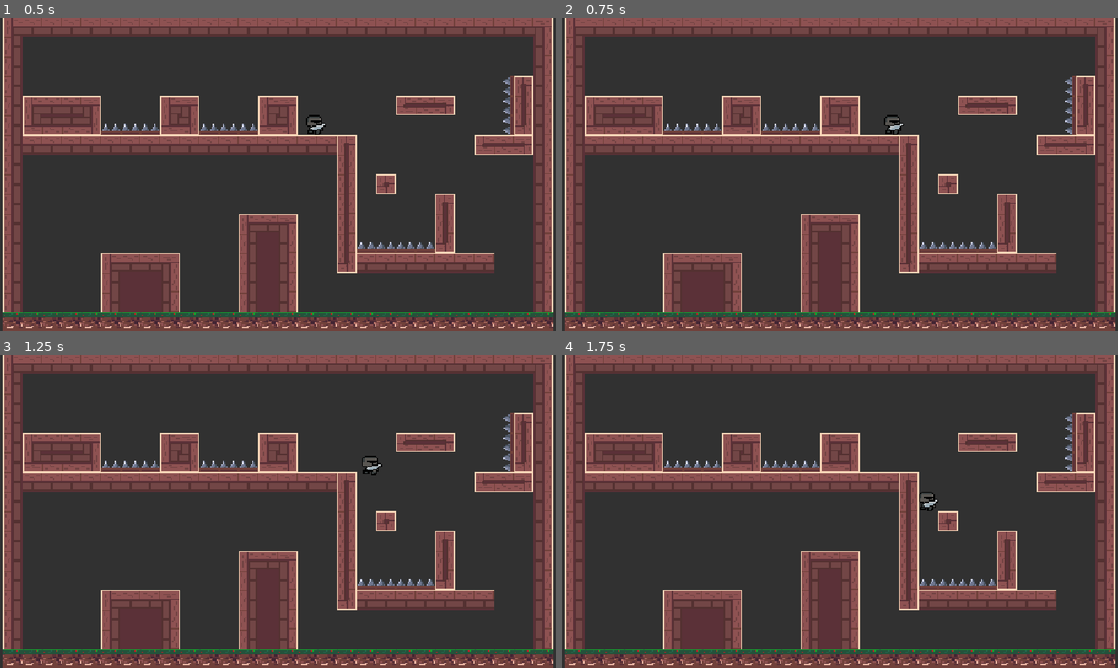
Above: before the commit, frames 1-4 (two rows, left to right).
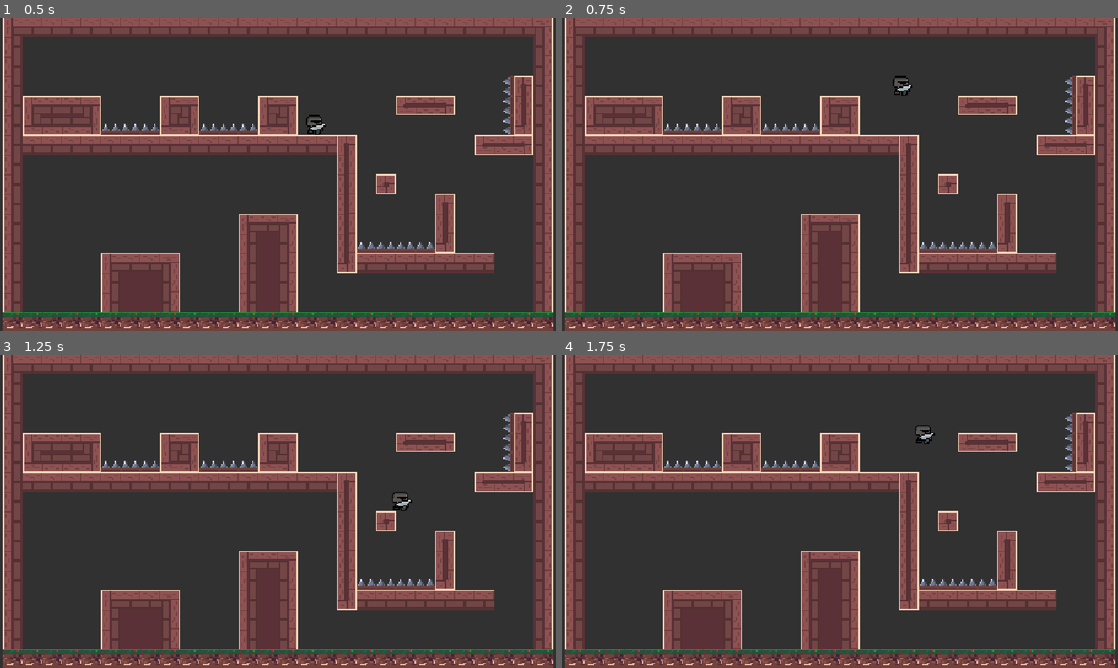
Above: after the commit, the same moments.

Repository: Marcausente/KnightGame2DGodot
Game: Godot game, scene res://Escenas/escena_principal/escena_principal.tscn
Two runs of this game, one before a commit and one after it. Both use one fixed random seed, a clock stepped at 60 frames per second and the inputs below.
Inputs:
- Up to frame 1 (0.5 s): no input
- Up to frame 2 (0.75 s): tap Enter (ui_accept) at 0.5 s; hold Right (ui_right) from 0.53 s (still down); hold Enter (ui_accept) from 0.53 s (still down)
- Up to frame 3 (1.25 s): keep holding Right (ui_right); keep holding Enter (ui_accept)
- Up to frame 4 (1.75 s): release Right (ui_right) at 1.28 s; release Enter (ui_accept) at 1.28 s; hold Left (ui_left) from 1.28 s (still down); tap Enter (ui_accept) at 1.35, 1.52 s

Frame 1 is identical in both runs. In frame 2, 0.3% of the frame differs, in the area x 57-63%, y 18-38%; in frame 3, 0.3%, in the area x 65-75%, y 32-50%; in frame 4, 0.3%.

Commit message:
FEAT: sistema de salto al espacio

Diff:
--- a/Escenas/personaje/personaje.gd
+++ b/Escenas/personaje/personaje.gd
@@ -1,6 +1,7 @@
 extends CharacterBody2D
 
-var _speed: float = 65.00
+var _speed: float = 100.00
+var _jump: float = -200.0
 
 func _ready(): #Al iniciar el script se ejecuta esta funcion
 	inicio_funcion_test()
@@ -8,7 +9,7 @@
 func _physics_process(delta): #Es una funcion que se llama constantemente, una vez cada frame, y recibe delta que es el numero en decimales del frame anterior
 
 	movimiento_horizontal(_speed) #Ejecuta la funcion de movimiento horizontal
-	movimiento_vertical(delta)
+	movimiento_vertical(delta, _jump)
 	move_and_slide() #Basciamente hace todas las comprobaciones de fisica con paredes, suelos etc despues de mover
 
 
@@ -24,5 +25,7 @@
 	else:
 		velocity.x = 0
 
-func movimiento_vertical(delta):
+func movimiento_vertical(delta, jump):
 	velocity += get_gravity() * delta #Lo mismo que poner velocity = velocity + get_gravity(), le sumas el valor de la gravedad a la variable velocity
+	if Input.is_action_pressed("ui_accept"):
+		velocity.y = jump
